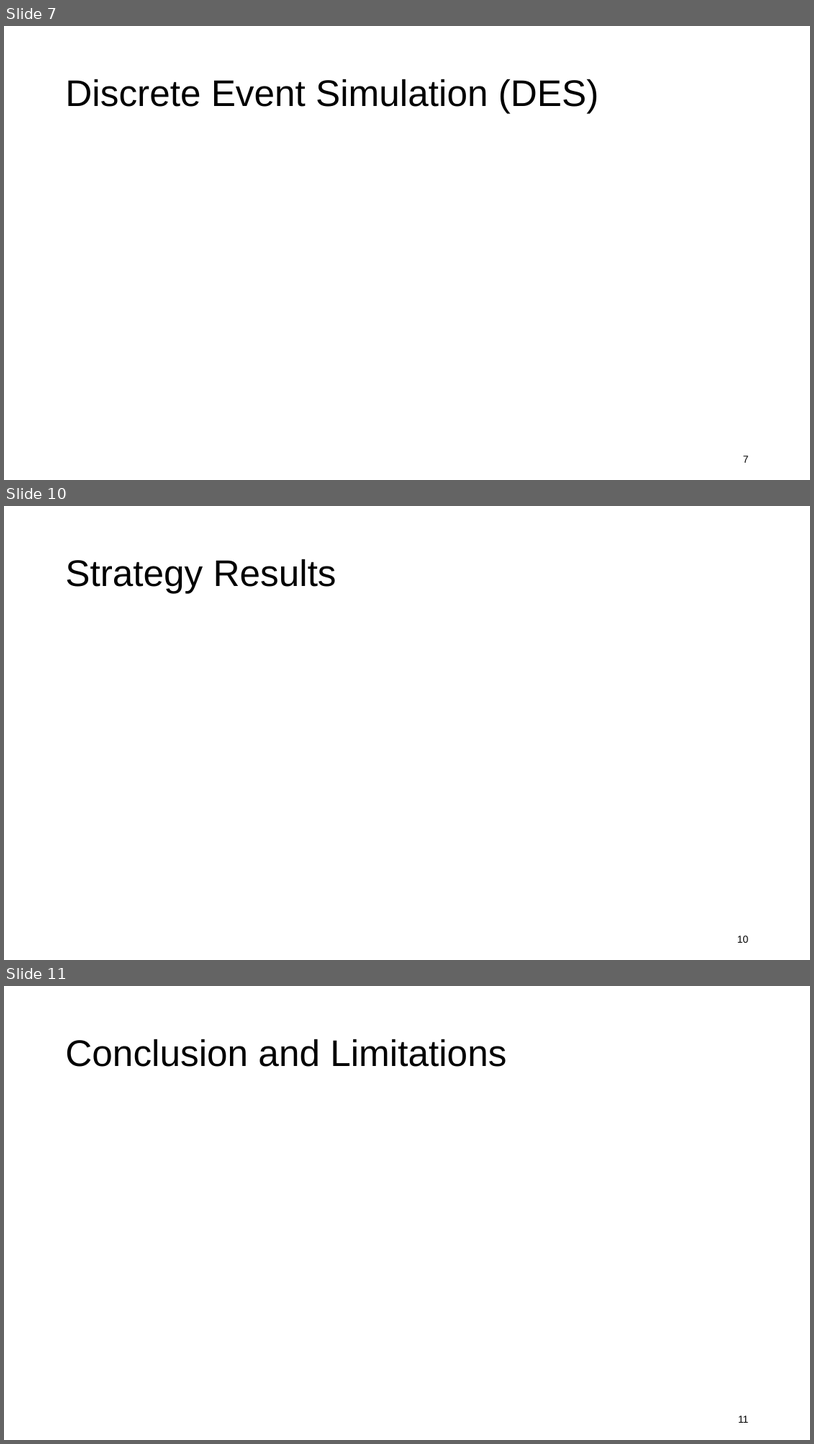
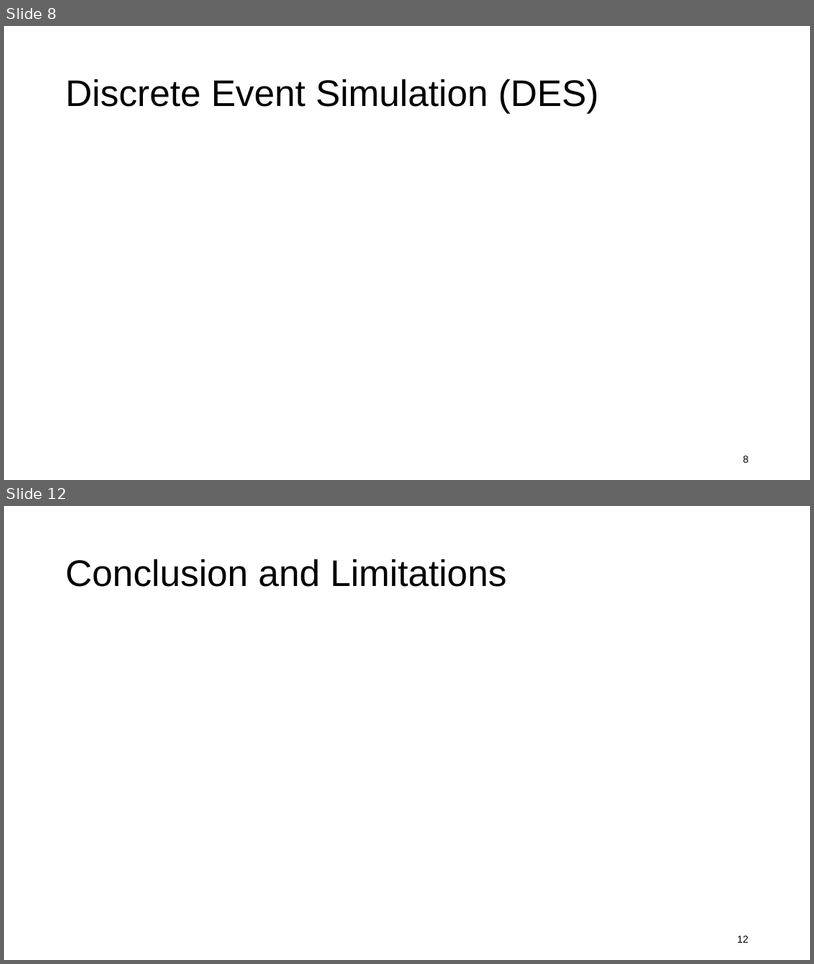
Before and after one commit to kawin7538/ds_hospital_project, a slide deck: memo_presentation/memo.pptx. Shown one above the other, each under a label of ours: slides 7, 10 and 11 before the commit, slides 8 and 12 after it; the slides between them are not shown. The pictures are 814x1444 and 814x964 pixels, drawn with LibreOffice and Linux fonts; fonts in the diff are those of the drawing; grey boxes stand for pictures. Boxes give left, top, right and bottom in pixels: in the first picture for what was removed or moved away, otherwise in the second. Text is boxed around its words. In the diff, an @@ line names an element or a change of style, - is before the commit and + after.

```diff
--- a/memo_presentation/memo.pptx
+++ b/memo_presentation/memo.pptx
@@ slide 10 removed at (x1=4, y1=506, x2=810, y2=960), background #FFFFFF @@
@@ title removed at (x1=65, y1=559, x2=337, y2=593) @@
-Strategy Results
@@ page number removed at (x1=738, y1=935, x2=749, y2=942) @@
-10
@@ what was slide 7 is now slide 8 @@
@@ page number at (x1=743, y1=455, x2=749, y2=462): text changed @@
-7
+8
@@ what was slide 11 is now slide 12 @@
@@ page number at (x1=738, y1=935, x2=749, y2=942): text changed @@
-11
+12
```
Also in this commit, not shown: 10 slides changed, 3 slides added, 3 other files.
